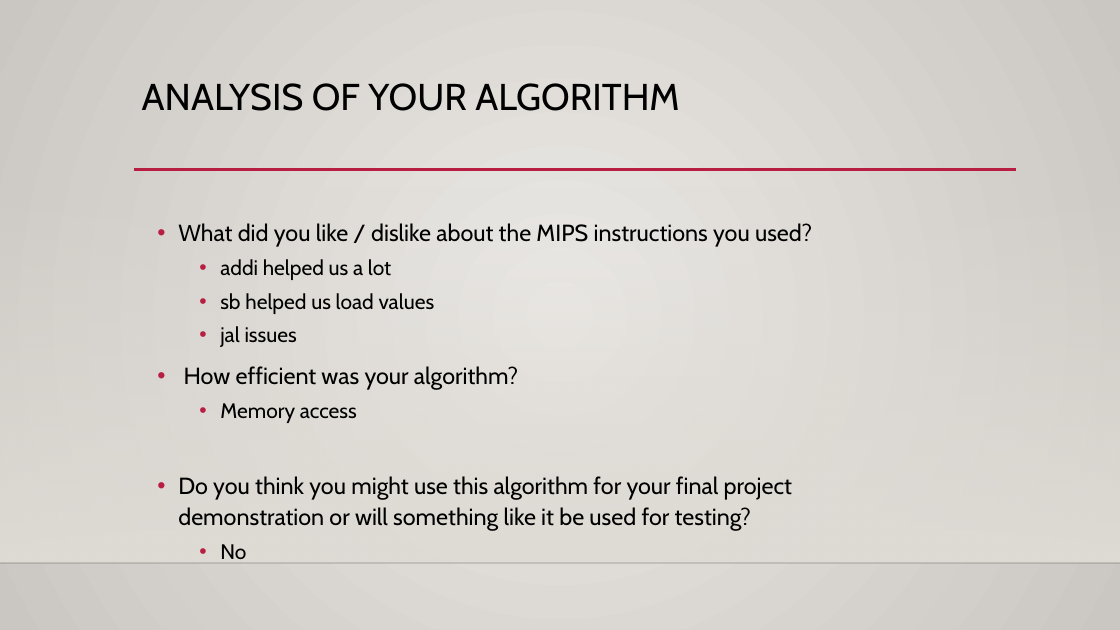
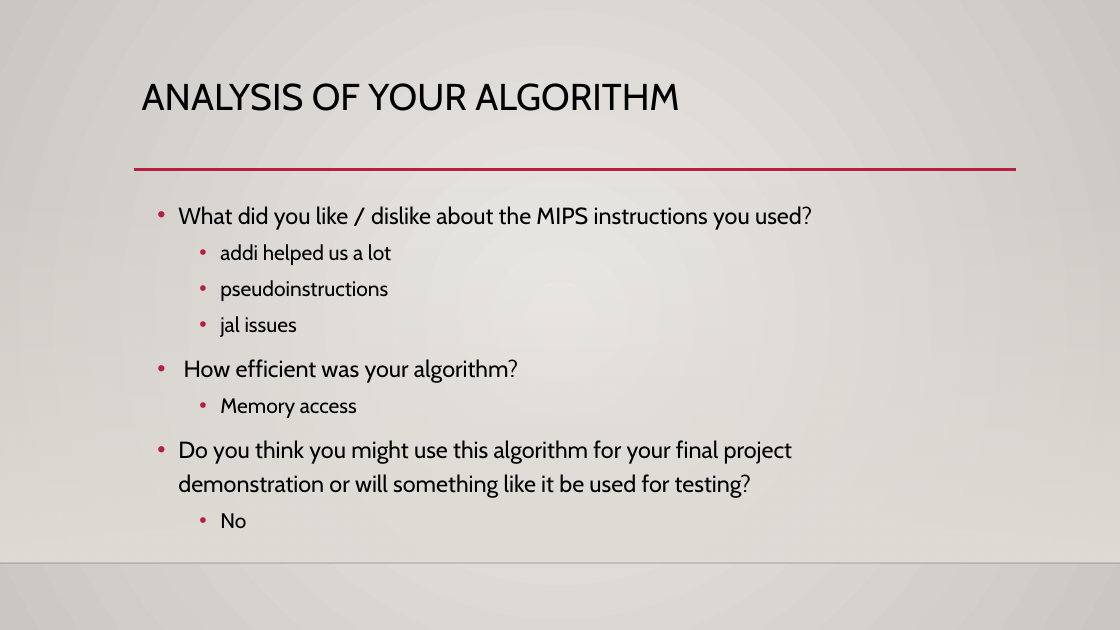
Before and after one commit to judebattista/cs401_lab02, a slide deck: slide 8 of MIPS2.pptx (slide 5 before the commit). Drawn at 1120x630 pixels with LibreOffice and Linux fonts; fonts in the diff are those of the drawing; background and template pictures are left out. Boxes give left, top, right and bottom in pixels: in the first picture for what was removed or moved away, otherwise in the second. Text is boxed around its words. In the diff, an @@ line names an element or a change of style, - is before the commit and + after.

```diff
--- a/MIPS2.pptx
+++ b/MIPS2.pptx
@@ text "What did you like / ...": place and size @@
-text "What did you like / ..." at bbox=[178, 223, 812, 559]
+text "What did you like / ..." at bbox=[178, 206, 812, 528]
@@ text at bbox=[178, 206, 812, 528]: line spacing 1.1 to 1.2 @@
@@ text at bbox=[220, 280, 388, 301]: text changed @@
-  • sb helped us load values
+  • pseudoinstructions
```
Also in this commit, not shown: 2 other slides changed, 3 slides added.
